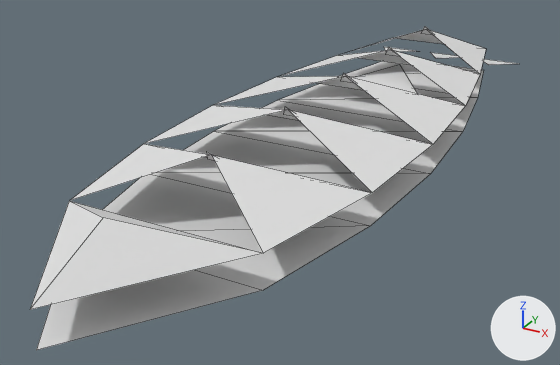
One commit to the OBJ model GameData/Meshes/Ships/vesper/gunship_heavy.obj: the scene before it, then after it.
Rendered twice from a 50 mm lens placed at (2.82, -6.43, 2.5), pointed at (-0.25, -0.84, -0.29). Arrows for +X, +Y and +Z are at lower right; the lights stay in place. The picture after the commit comes second. Mesh edges are drawn as thin lines. Where no turn or scale is listed for an object, it has been applied to the vertices. Vertices at exactly the same position are counted once.

In view in the first picture: 'gunship_heavy'.
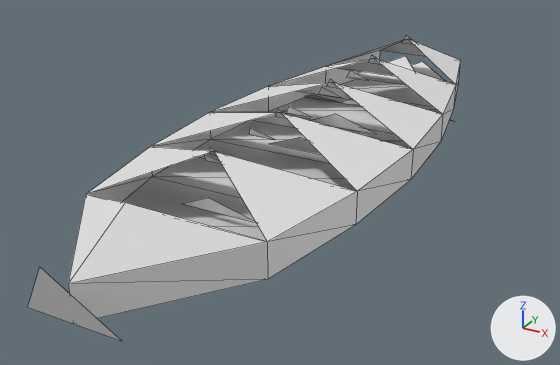
What the commit changed:
me_gunship_heavy is used by ob_gunship_heavy; location (0.0, 0.0, 0.0).
me_gunship_heavy had 59 vertices, 38 faces and spanned x -1.07..1.07, y -4.02..3.2, z 0.0..0.57.
me_gunship_heavy now has 98 vertices, 75 faces and spans x -0.97..0.97, y -3.92..2.14, z 0.0..0.59.
me_gunship_heavy part 1: the loose piece of 19 vertices spanning x -1.07..1.07, y -4.02..2.7, z 0.26..0.53 is rebuilt with 32 vertices and now spans x -0.97..0.97, y -3.74..2.01, z 0.0..0.54.
me_gunship_heavy part 2: the loose piece of 3 vertices spanning x -0.09..0.09, y -2.34..-2.21, z 0.45..0.57 is rebuilt with 3 vertices and now spans x -0.12..0.12, y -2.38..-2.19, z 0.43..0.56.
me_gunship_heavy part 3: the loose piece of 3 vertices spanning x -0.45..0.45, y 0.74..1.37, z 0.21..0.31 is rebuilt with 3 vertices and now spans x -0.42..0.42, y 0.97..1.55, z 0.21..0.36.
me_gunship_heavy part 4: 7 loose pieces with 21 vertices, spanning x -0.9..0.9, y -1.22..3.2, z 0.0..0.57, are deleted.
Part 5, on me_gunship_heavy:
13 vertices are removed from x -1.07..1.07, y -4.02..2.7, z 0.0.
11 faces are deleted.
50 vertices are added at x -0.85..0.85, y -3.92..2.14, z 0.0..0.56.
5 new vertices lie (0.1, -0.14, 0.12) away from vertices in x -0.1, y -2.16..1.67, z 0.47.
5 new vertices lie (0.1, 0.14, -0.12) away from vertices in x 0.0, y -2.3..1.53, z 0.59.
20 new faces join them.

Boxes (x1, y1, x2, y2) around the edits, measured in the pictures (560 x 365 px):
'gunship_heavy', reshaped (12% narrower)
    before: (30, 27, 519, 350)
    after: (28, 36, 460, 341)
part 1 of me_gunship_heavy, rebuilt (14% narrower)
    before: (30, 30, 486, 310)
    after: (68, 39, 460, 318)
part 2 of me_gunship_heavy, rebuilt
    before: (206, 151, 216, 160)
    after: (204, 155, 221, 164)
part 3 of me_gunship_heavy, rebuilt
    before: (353, 64, 418, 94)
    after: (357, 56, 415, 85)
part 4 of me_gunship_heavy, deleted
    before: (283, 27, 519, 116)
part 5 of me_gunship_heavy, built on
    before: (36, 61, 484, 350)
    after: (28, 36, 453, 341)
